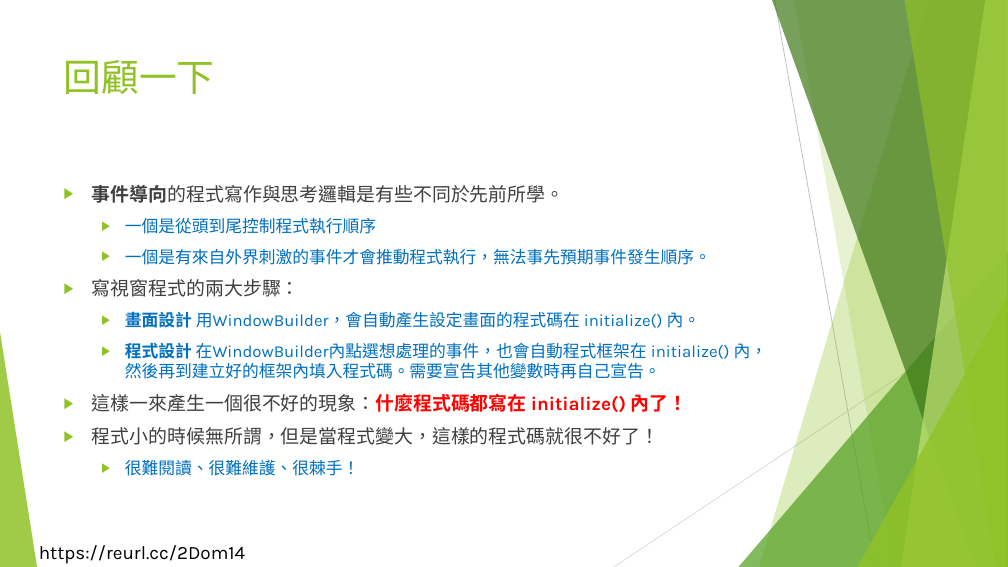
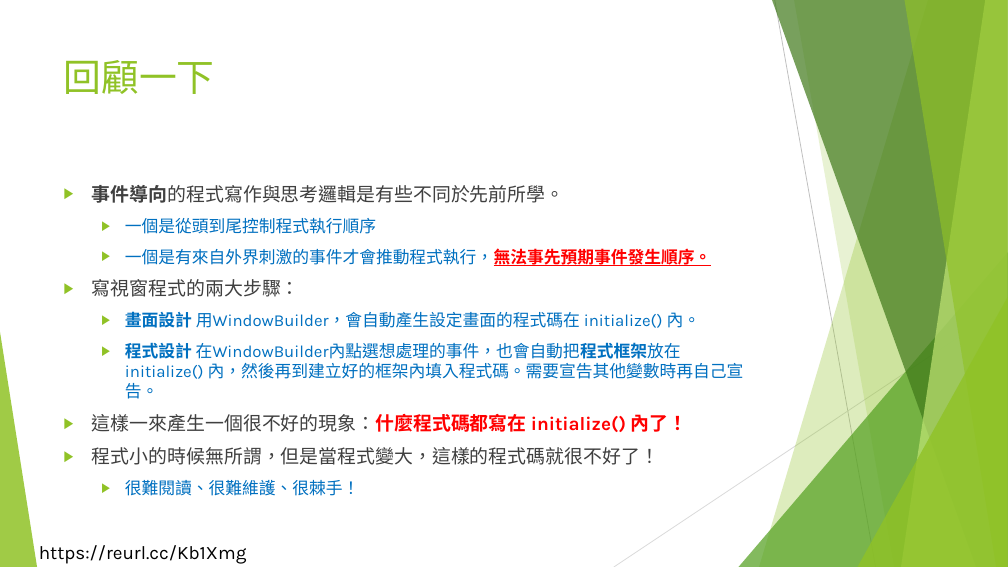
Before and after one commit to liulawsi/My_PPTs, a slide deck: slide 52 of LCC/Java/14_視窗程式開發.pptx (slide 49 before the commit). Drawn at 1008x567 pixels with LibreOffice and Linux fonts; fonts in the diff are those of the drawing; background and template pictures are left out. Boxes give left, top, right and bottom in pixels: in the first picture for what was removed or moved away, otherwise in the second. Text is boxed around its words. In the diff, an @@ line names an element or a change of style, - is before the commit and + after.

```diff
--- a/LCC/Java/14_視窗程式開發.pptx
+++ b/LCC/Java/14_視窗程式開發.pptx
@@ text at <box>125,248,711,266</box>: text colour #0070C0 to #FF0000, bold on, underline on in "一個是有來自外界刺激的事件才會推動程式執行，無法事先預期事件發生順序。" @@
@@ text at <box>125,342,744,399</box>: text changed @@
-  ▶ 程式設計 在WindowBuilder內點選想處理的事件，也會自動程式框架在 initialize() 內，然後再到建立好的框架內填入程式碼。需要宣告其他變數時再自己宣告。
+  ▶ 程式設計 在WindowBuilder內點選想處理的事件，也會自動把程式框架放在 initialize() 內，然後再到建立好的框架內填入程式碼。需要宣告其他變數時再自己宣告。
@@ text at <box>39,545,247,564</box>: text changed @@
-https://reurl.cc/2Dom14
+https://reurl.cc/Kb1Xmg
```
Also in this commit, not shown: 57 other slides changed, 20 slides added, 17 other files.
